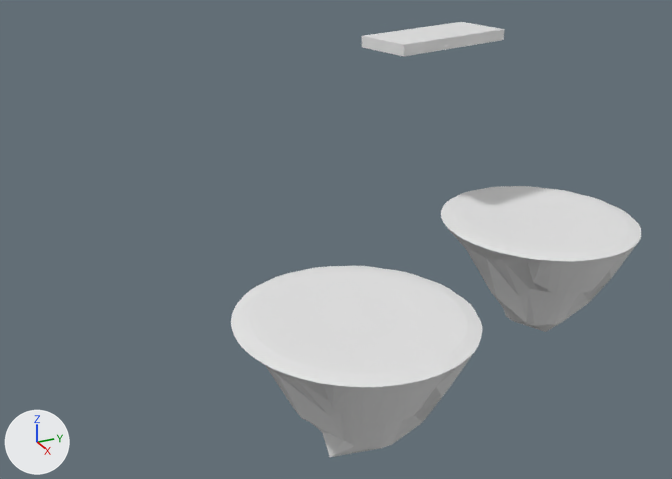
The Blender file FloatingIslandTwins.blend: old version first, new version second.
Before and after are seen from a camera (50 mm lens) standing at (1.21, -3.84, 2.61) and looking at (-2.91, -1.88, 0.76). Arrows for +X, +Y and +Z are at lower left; the lights stay in place.
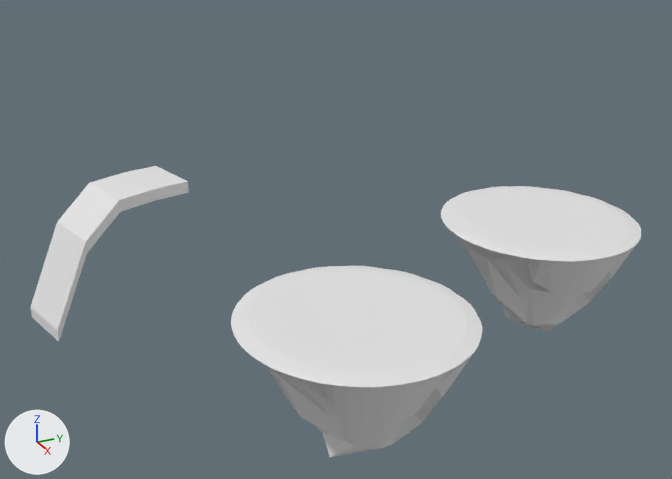
Where the change shows, as pixel boxes [x1, y1, x2, y2] in the pictures (672 x 479 px; the box of a moved part takes in the faces that stretch with it):
'Cone.001', reshaped (49% wider, 33% shorter)
    before: [231, 22, 641, 457]
    after: [31, 166, 641, 457]
part 1 of me_cone_001, moved or reshaped
    before: [362, 36, 404, 56]
    after: [31, 308, 59, 341]
part 2 of me_cone_001, moved or reshaped
    before: [364, 32, 431, 56]
    after: [31, 222, 87, 340]
part 3 of me_cone_001, moved or reshaped
    before: [440, 22, 504, 44]
    after: [124, 166, 189, 201]
part 4 of me_cone_001, moved or reshaped
    before: [390, 25, 481, 52]
    after: [57, 173, 155, 253]

What changed in the scene script:
```text
Change me_cone_001:
    where me_cone_001.from_pydata(...)  # 620 vertices, 1124 faces; spans x -4.4..1.75, y -3.9..4.11, z -4.21..1.2
    used by ob_cone_001; location = (-2.327, -1.229, 0.239); rotation_euler = (3.11, 0.0, 0.0), in degrees (178, 0, 0); scale = (0.346, 0.346, 0.346)
    me_cone_001 part 1: all 25 vertices in x -3.85..-2.83, y 0.25..0.5, z -4.14..-3.94 are moved by (0.0, 5.72, 4.0)
    me_cone_001 part 2: all 16 vertices in x -3.99..-2.97, y -0.33..-0.08, z -4.15..-3.96 are moved by (0.0, 5.76, 2.71)
    me_cone_001 part 3: all 41 vertices in x -4.4..-3.24, y -2.06..-1.24, z -4.21..-3.99 are moved by (0.0, 5.78, 2.14)
    me_cone_001 part 4: all 16 vertices in x -4.13..-3.11, y -0.9..-0.66, z -4.17..-3.98 are moved by (0.0, 5.78, 2.19)
```
